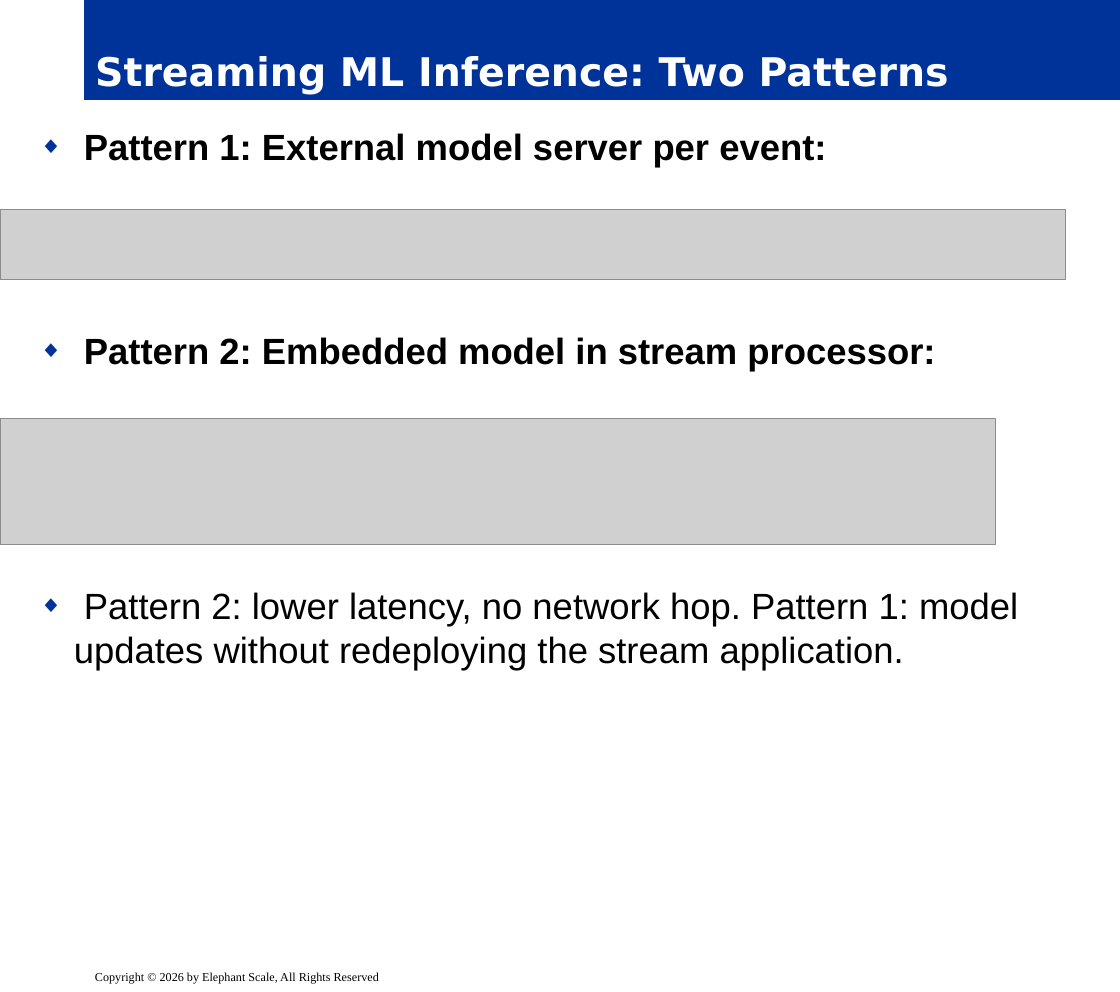
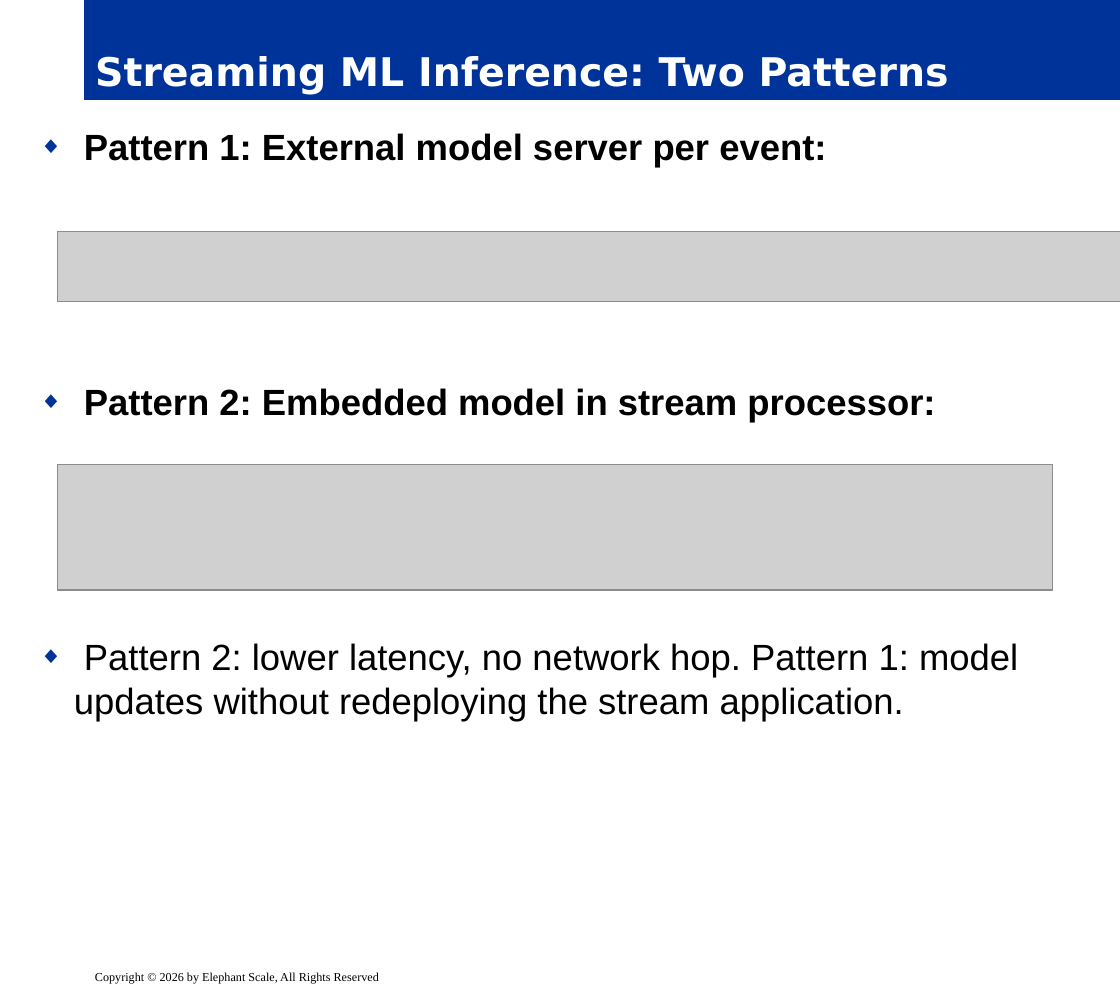
Before and after one commit to elephantscale/Advanced-Kafka-Streaming, a slide deck: slide 10 of slides/release/06__module6.pptx. Drawn at 1120x992 pixels with LibreOffice and Linux fonts; fonts in the diff are those of the drawing; grey boxes stand for pictures; background and template pictures are left out. Boxes give left, top, right and bottom in pixels: in the first picture for what was removed or moved away, otherwise in the second. Text is boxed around its words. In the diff, an @@ line names an element or a change of style, - is before the commit and + after.

```diff
--- a/slides/release/06__module6.pptx
+++ b/slides/release/06__module6.pptx
@@ text "Pattern 1: External model server ..." rewrapped from (74,133,1018,671) to (74,133,1018,722) @@
@@ picture: place and size @@
-picture at (0,210,1065,280)
+picture at (58,232,1120,302)
@@ picture: place and size @@
-picture at (0,418,995,544)
+picture at (58,464,1053,590)
```
Also in this commit, not shown: 12 other slides changed, 5 slides added.
